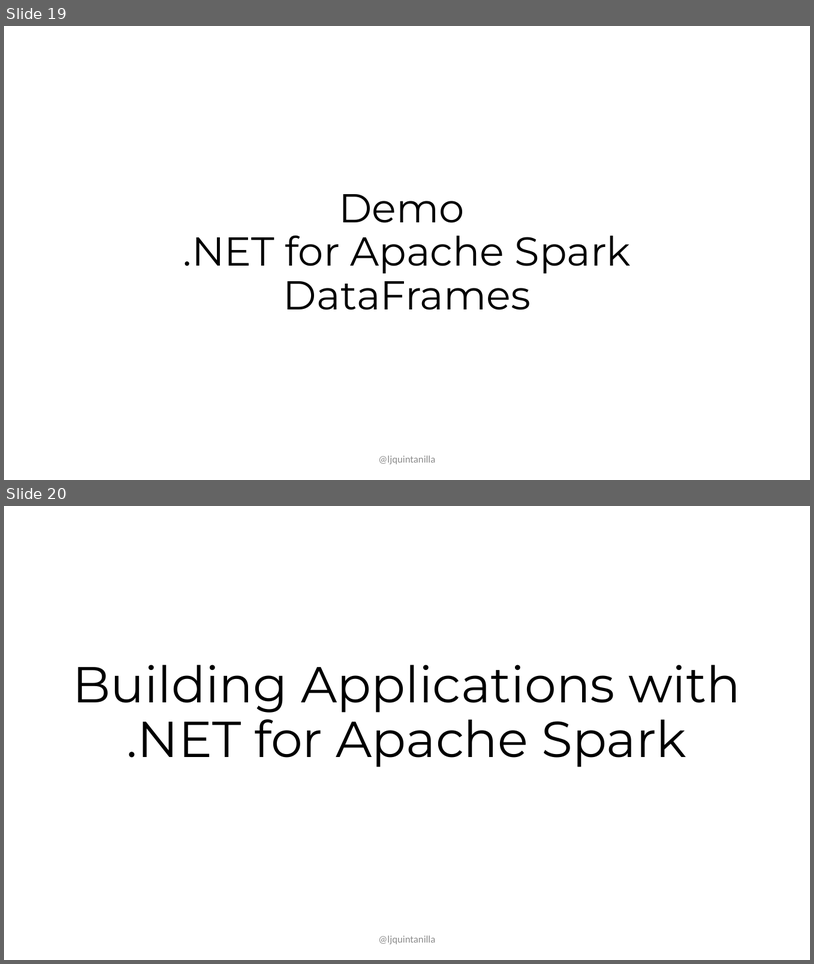
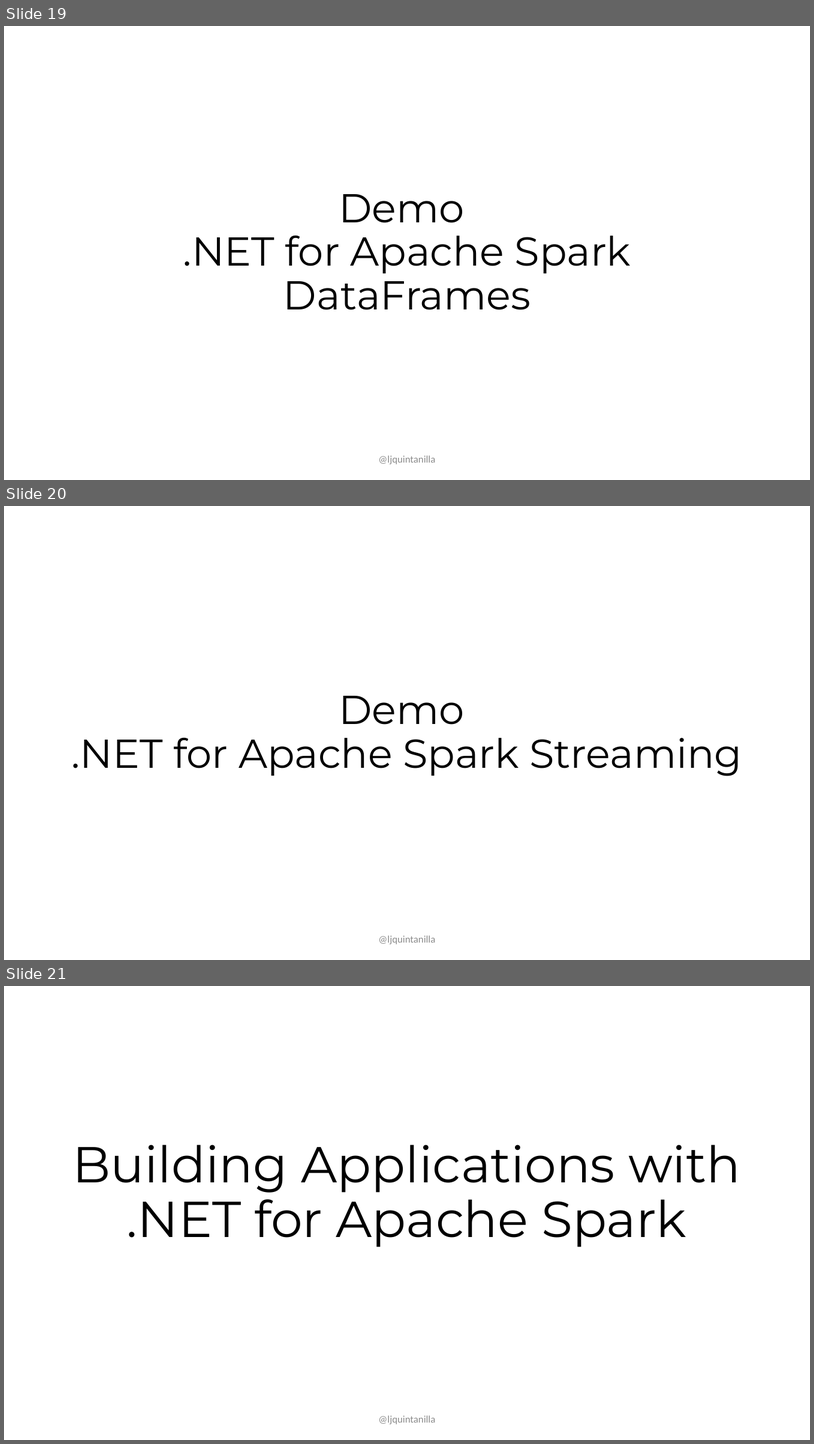
Before and after one commit to lqdev/Presentations, a slide deck: codecampnyc2019/slides/Intro-Dotnet-Spark.pptx. Shown one above the other, each under a label of ours: slides 19 and 20 before the commit, slides 19, 20 and 21 after it. The pictures are 814x964 and 814x1444 pixels, drawn with LibreOffice and Linux fonts; fonts in the diff are those of the drawing. Boxes give left, top, right and bottom in pixels: in the first picture for what was removed or moved away, otherwise in the second. Text is boxed around its words. In the diff, an @@ line names an element or a change of style, - is before the commit and + after.

Commit message:
Added demo:

```diff
--- a/codecampnyc2019/slides/Intro-Dotnet-Spark.pptx
+++ b/codecampnyc2019/slides/Intro-Dotnet-Spark.pptx
@@ slide 20 added at (4,506,810,960), background #FFFFFF @@
@@ title added at (72,696,743,776), 48 pt, text #000000 @@
+Demo
+.NET for Apache Spark Streaming
@@ text added at (378,935,435,944), 12 pt, text #8C8C8C @@
+@ljquintanilla
@@ what was slide 20 is now slide 21 @@
```
Also in this commit, not shown: 1 other file.
